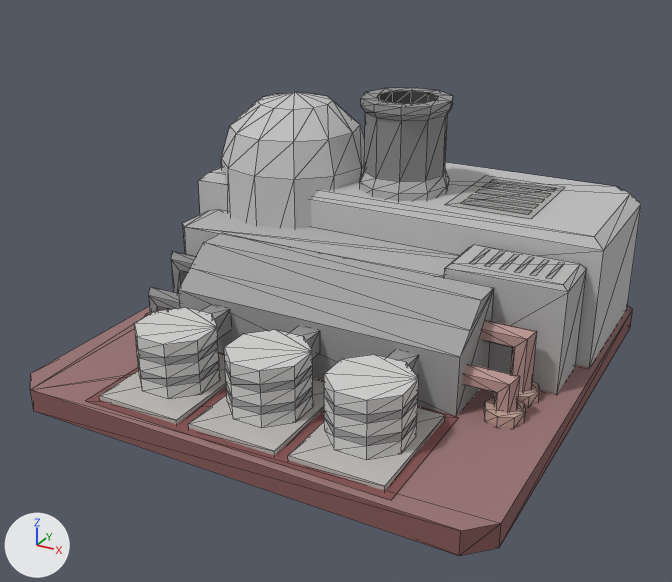
The OBJ model Models/vce_refinery.obj, before and after one commit.
The view is the same before and after, from a camera (50 mm lens) standing at (2.47, -4.71, 2.81) and looking at (-0.01, -0.21, 0.56). Every picture has the same lights, and +X, +Y and +Z are marked at lower left. The first picture is the older version. Mesh edges are drawn as thin lines. Where no turn or scale is listed for an object, it has been applied to the vertices.

Script lines for the objects in view, before the commit:
```python
ob_vce_refinery = bpy.data.objects.new('vce_refinery', me_vce_refinery)
ob_vce_refinery.location = (0.0, 0.0, 0.0)
```
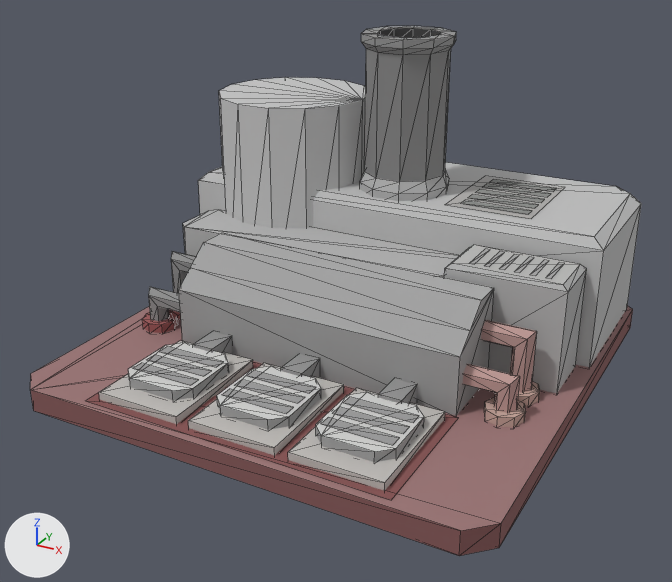
What differs and where, as boxes [x1, y1, x2, y2] in the pictures (672 x 582 px; the box of a moved part takes in the faces that stretch with it):
'vce_refinery', reshaped (13% taller): before [30, 88, 641, 556]; after [30, 26, 641, 556]
part 1 of me_vce_refinery, moved or reshaped: before [201, 305, 231, 339]; after [193, 331, 232, 354]
part 2 of me_vce_refinery, moved or reshaped: before [290, 326, 319, 359]; after [281, 354, 320, 378]
part 3 of me_vce_refinery, moved or reshaped: before [387, 350, 418, 376]; after [378, 379, 417, 404]
part 4 of me_vce_refinery, moved or reshaped: before [99, 308, 445, 491]; after [99, 340, 445, 491]
part 5 of me_vce_refinery, moved or reshaped: before [221, 88, 453, 229]; after [219, 26, 456, 228]

Patch to the scene script:
```diff
--- a/Models/vce_refinery.obj.py
+++ b/Models/vce_refinery.obj.py
@@ me_vce_refinery @@
 # used by ob_vce_refinery; location = (0.0, 0.0, 0.0)
-me_vce_refinery.from_pydata(...)  # 584 vertices, 994 faces; spans x -1.46..1.46, y -1.46..1.46, z 0.0..1.55
+me_vce_refinery.from_pydata(...)  # 503 vertices, 778 faces; spans x -1.46..1.46, y -1.46..1.46, z 0.0..1.95
+# me_vce_refinery part 1: the loose piece of 8 vertices spanning x -0.69..-0.55, y -0.76..-0.54, z 0.31..0.45 is moved by (0.0, 0.0, -0.18)
+# me_vce_refinery part 2: the loose piece of 8 vertices spanning x -0.07..0.07, y -0.76..-0.54, z 0.31..0.45 is moved by (0.0, 0.0, -0.18)
+# me_vce_refinery part 3: the loose piece of 8 vertices spanning x 0.55..0.69, y -0.76..-0.54, z 0.31..0.45 is moved by (0.0, 0.0, -0.18)
+# me_vce_refinery part 4: 12 vertices moved from x -0.89..0.89, y -1.36..-0.62, z 0.17 to x -0.89..0.89, y -1.36..-0.62, z 0.19; 144 vertices removed from x -0.84..0.84, y -1.2..-0.76, z 0.17..0.51; 84 vertices added at x -0.85..0.85, y -1.23..-0.73, z 0.18..0.25
+# me_vce_refinery part 5: 52 vertices moved from x -0.39..0.3, y 0.43..1.01, z 0.13..1.55 to x -0.37..0.3, y 0.43..1.01, z 0.13..1.95; 46 vertices removed from x -1.36..-0.32, y 0.2..1.24, z 0.13..1.5; 25 vertices added at x -1.36..-0.32, y 0.21..1.23, z 0.13..1.5
 me_vce_refinery.materials.append(mat_vce_rf_block)
```
